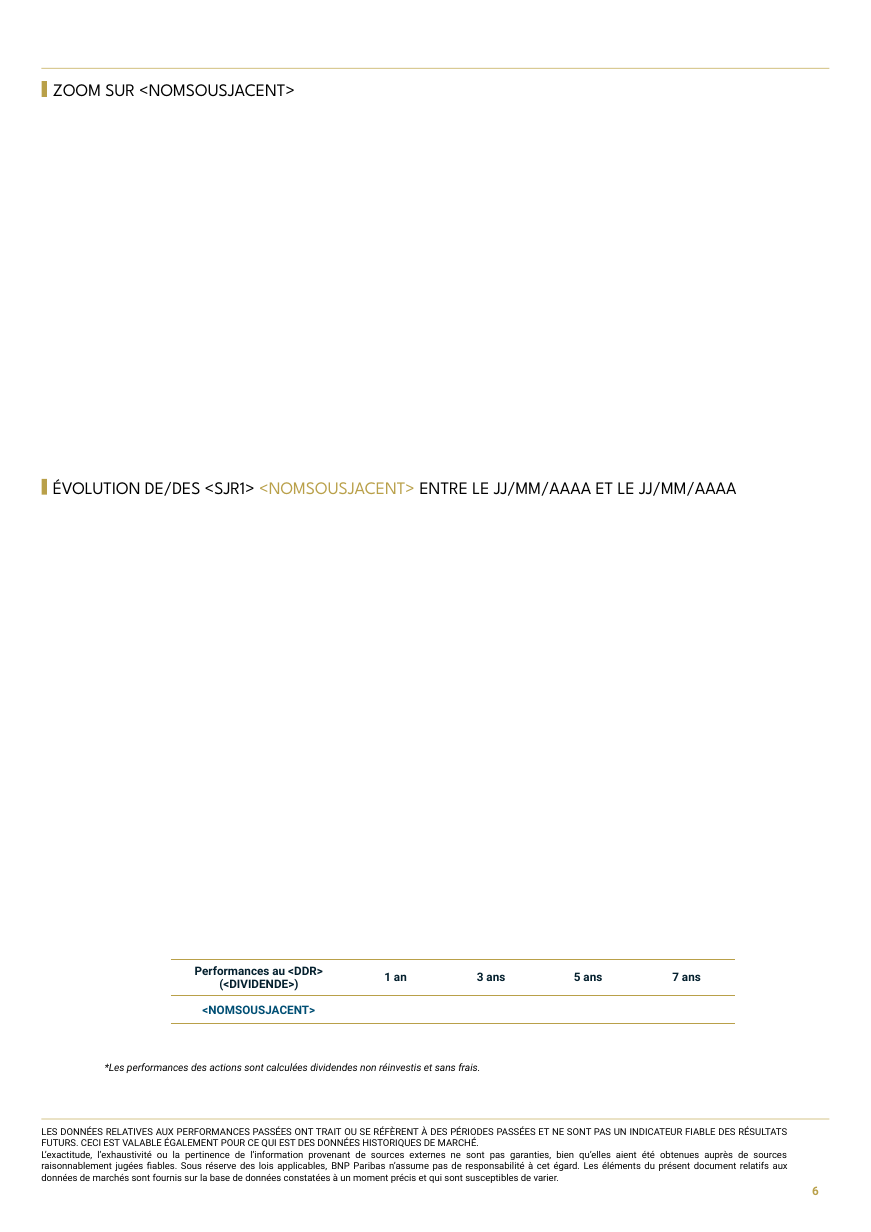
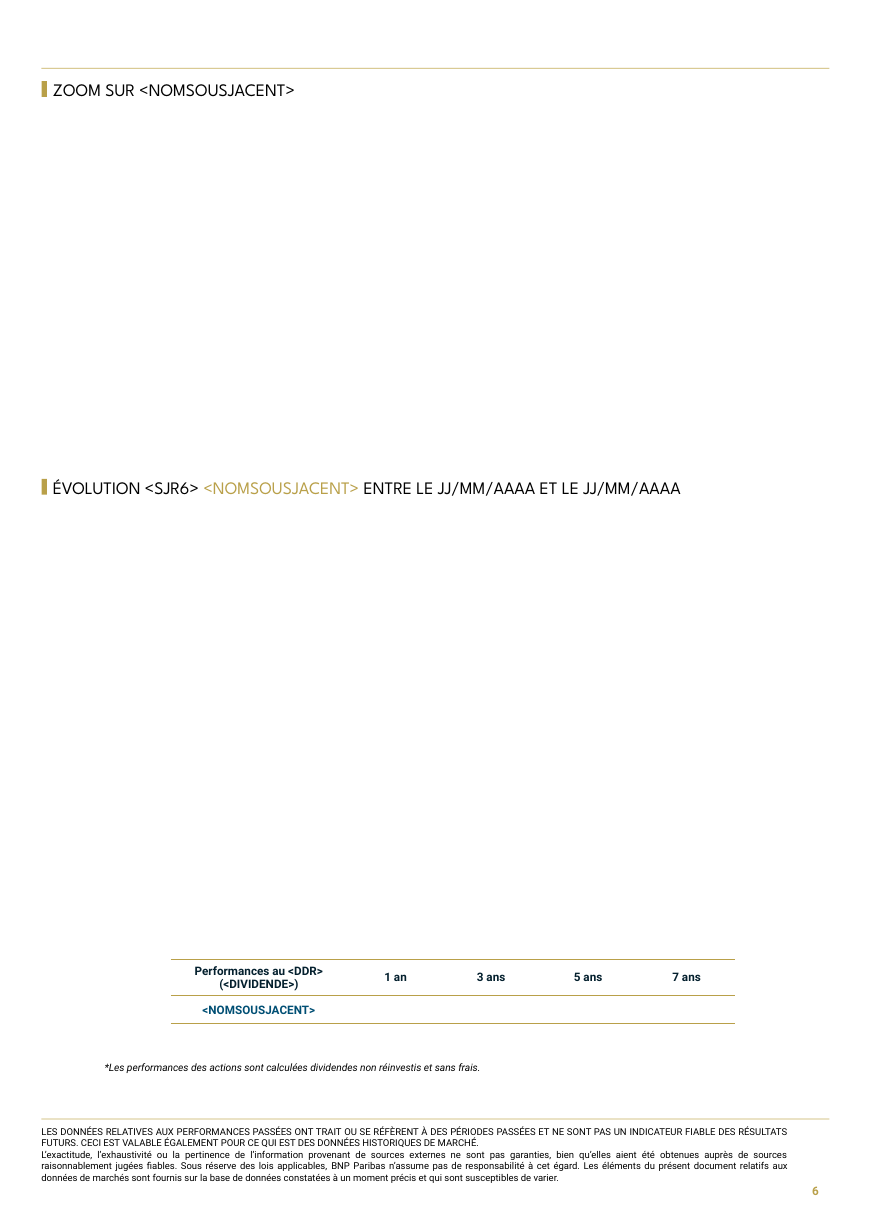
Before and after one commit to guillaumejacquin/equitim-project, a slide deck: slide 6 of Templates/test15.pptx. Drawn at 871x1232 pixels with LibreOffice and Linux fonts; fonts in the diff are those of the drawing; background and template pictures are left out. Boxes give left, top, right and bottom in pixels: in the first picture for what was removed or moved away, otherwise in the second. Text is boxed around its words. In the diff, an @@ line names an element or a change of style, - is before the commit and + after.

```diff
--- a/Templates/test15.pptx
+++ b/Templates/test15.pptx
@@ text at bbox=[53, 479, 680, 496]: text changed @@
-ÉVOLUTION DE/DES <SJR1> <NOMSOUSJACENT> ENTRE LE JJ/MM/AAAA ET LE JJ/MM/AAAA
+ÉVOLUTION <SJR6> <NOMSOUSJACENT> ENTRE LE JJ/MM/AAAA ET LE JJ/MM/AAAA
```
Also in this commit, not shown: 2 other slides changed, 28 other files.
